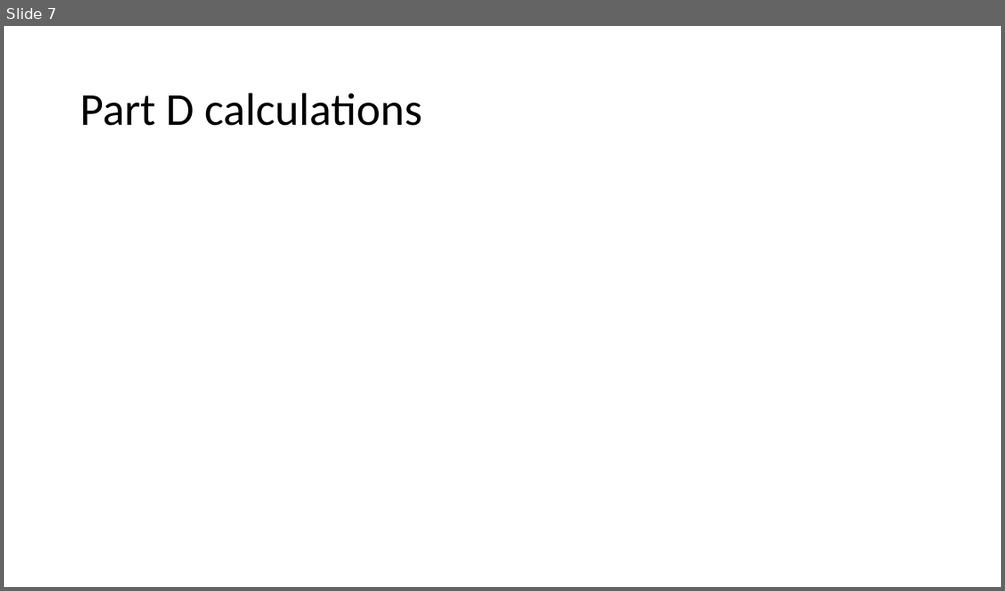
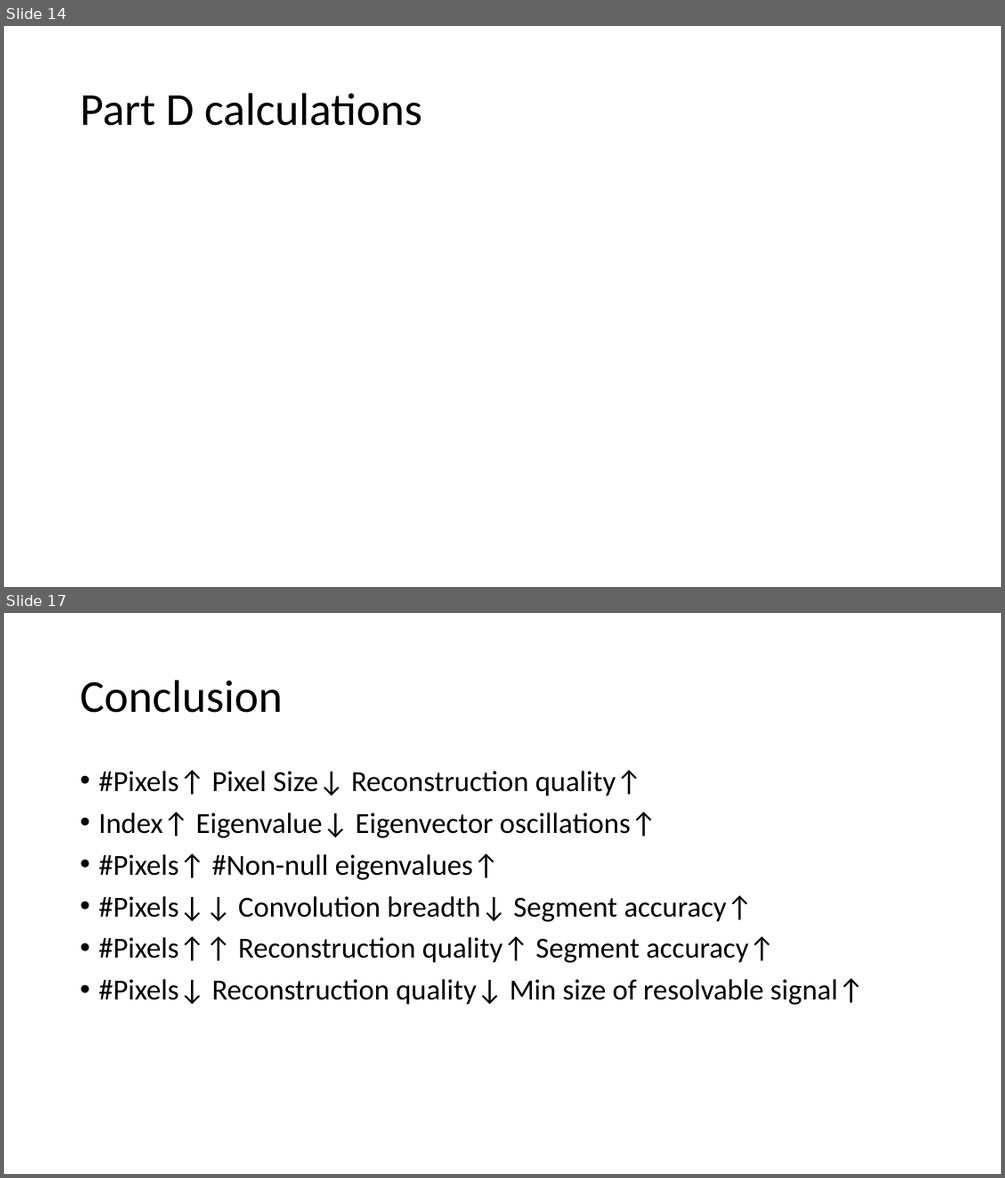
Before and after one commit to LukaiWang1998/mis_final_proj, a slide deck: presentation.pptx. Shown one above the other, each under a label of ours: slide 7 before the commit, slides 14 and 17 after it; the slides between them are not shown. The pictures are 1005x591 and 1005x1178 pixels, drawn with LibreOffice and Linux fonts; fonts in the diff are those of the drawing; grey boxes stand for pictures. Boxes give left, top, right and bottom in pixels: in the first picture for what was removed or moved away, otherwise in the second. Text is boxed around its words. In the diff, an @@ line names an element or a change of style, - is before the commit and + after.

```diff
--- a/presentation.pptx
+++ b/presentation.pptx
@@ slide 17 added at bbox=[4, 613, 1001, 1174], background #FFFFFF @@
@@ title added at bbox=[80, 680, 283, 713], 44 pt, text #000000 @@
+Conclusion
@@ text added at bbox=[98, 770, 864, 1005], 28 pt, text #000000 @@
+• #Pixels↑ Pixel Size↓ Reconstruction quality↑
+• Index↑ Eigenvalue↓ Eigenvector oscillations↑
+• #Pixels↑ #Non-null eigenvalues↑
+• #Pixels↓↓ Convolution breadth↓ Segment accuracy↑
+• #Pixels↑↑ Reconstruction quality↑ Segment accuracy↑
+• #Pixels↓ Reconstruction quality↓ Min size of resolvable signal↑
@@ what was slide 7 is now slide 14 @@
```
Also in this commit, not shown: 1 slide changed, 8 other slides added, 1 slide removed, 10 other files.
